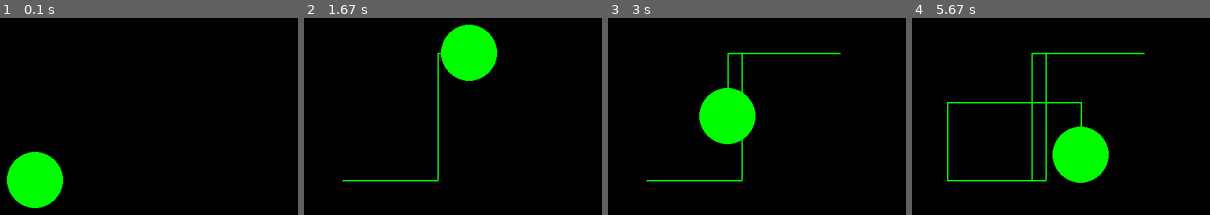
Above: before the commit, frames 1-4 (left to right).
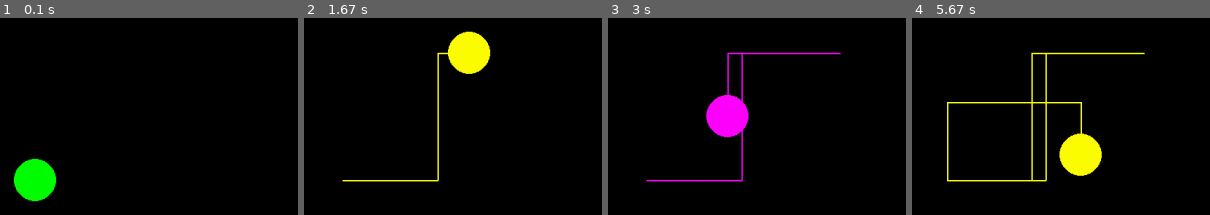
Above: after the commit, the same moments.

Repository: darwinsorchid/Games-with-Pygame
Game: pygame game, started from pygame_example.py
Two runs of this game, one before a commit and one after it. Both use one fixed random seed, a clock stepped at 60 frames per second and the inputs below.
Inputs:
- Up to frame 1 (0.1 s): no input
- Up to frame 2 (1.67 s): hold Right 0.33-0.8 s; hold O 0.83-1.13 s; hold Up 0.83-1.13 s; tap G at 0.98 s; hold Up 1.17-1.47 s; tap B at 1.32 s; hold Right from 1.5 s (still down); tap Y at 1.65 s
- Up to frame 3 (3 s): release Right at 1.97 s; hold Left 2-2.53 s; tap G at 2.15 s; hold R 2.57-2.87 s; hold Down 2.57-2.87 s; tap B at 2.72 s; tap M at 2.9 s
- Up to frame 4 (5.67 s): hold Down 3.23-3.53 s; tap G at 3.38 s; hold Left 3.57-3.97 s; tap B at 3.72, 4.88 s; hold Up 4-4.37 s; tap Y at 4.15, 5.55 s; tap I at 4.4 s; hold Right 4.73-5.37 s; hold Down from 5.4 s (still down)

The runs differ from the first frame. In frame 1, 2.1% of the frame differs, in the area x 2-22%, y 67-97%; in frame 2, 5.1%; in frame 3, 5.6%; in frame 4, 6.9%, in the area x 11-79%, y 17-84%.

Commit message:
Add user color choice events

Diff:
--- a/pygame_example.py
+++ b/pygame_example.py
@@ -7,6 +7,7 @@
 pygame.display.set_caption('Welcome to The Matrix')
 clock = pygame.time.Clock()
 running = True
+color_choice = 'green'  # Default color
 
 player_pos = pygame.Vector2(screen.get_width() / 2, screen.get_height() / 2)
 
@@ -19,30 +20,46 @@
     for event in pygame.event.get():
         if event.type == pygame.QUIT:
             running = False
+        elif event.type == pygame.KEYDOWN:  # Detects key presses
+            if event.key == pygame.K_r:
+                color_choice = 'red'
+            elif event.key == pygame.K_g:
+                color_choice = 'grey'
+            elif event.key == pygame.K_y:
+                color_choice = 'yellow'
+            elif event.key == pygame.K_b:
+                color_choice = 'blue'
+            elif event.key == pygame.K_m:
+                color_choice = 'magenta'
+            elif event.key == pygame.K_i:
+                color_choice = 'indigo'
+            elif event.key == pygame.K_o:
+                color_choice = 'orange'
+
 
     # fill the screen with a color to wipe away anything from last frame
     screen.fill("black")
 
     # Draw circle
-    pygame.draw.circle(screen, "green", player_pos, 40)
+    pygame.draw.circle(screen, color_choice, player_pos, 30)
 
     keys = pygame.key.get_pressed()
-    if keys[pygame.K_UP] and player_pos.y - 40 > 0:
+    if keys[pygame.K_UP] and player_pos.y - 30 > 0:
         player_pos.y -= 300 * dt
         trajectory.append(player_pos.copy())
-    if keys[pygame.K_DOWN] and player_pos.y + 40 < 720:
+    if keys[pygame.K_DOWN] and player_pos.y + 30 < 720:
         player_pos.y += 300 * dt
         trajectory.append(player_pos.copy())
-    if keys[pygame.K_LEFT] and player_pos.x - 40 > 0:
+    if keys[pygame.K_LEFT] and player_pos.x - 30 > 0:
         player_pos.x -= 300 * dt
         trajectory.append(player_pos.copy())
-    if keys[pygame.K_RIGHT] and player_pos.x + 40 < 1280:
+    if keys[pygame.K_RIGHT] and player_pos.x + 30 < 1280:
         player_pos.x += 300 * dt
         trajectory.append(player_pos.copy())
 
     # Draw trajectory lines
     if len(trajectory) > 1:
-        pygame.draw.lines(screen, "green", False, trajectory, 2)
+        pygame.draw.lines(screen, color_choice, False, trajectory, 2)
 
 
     # flip() the display to put work on screen
